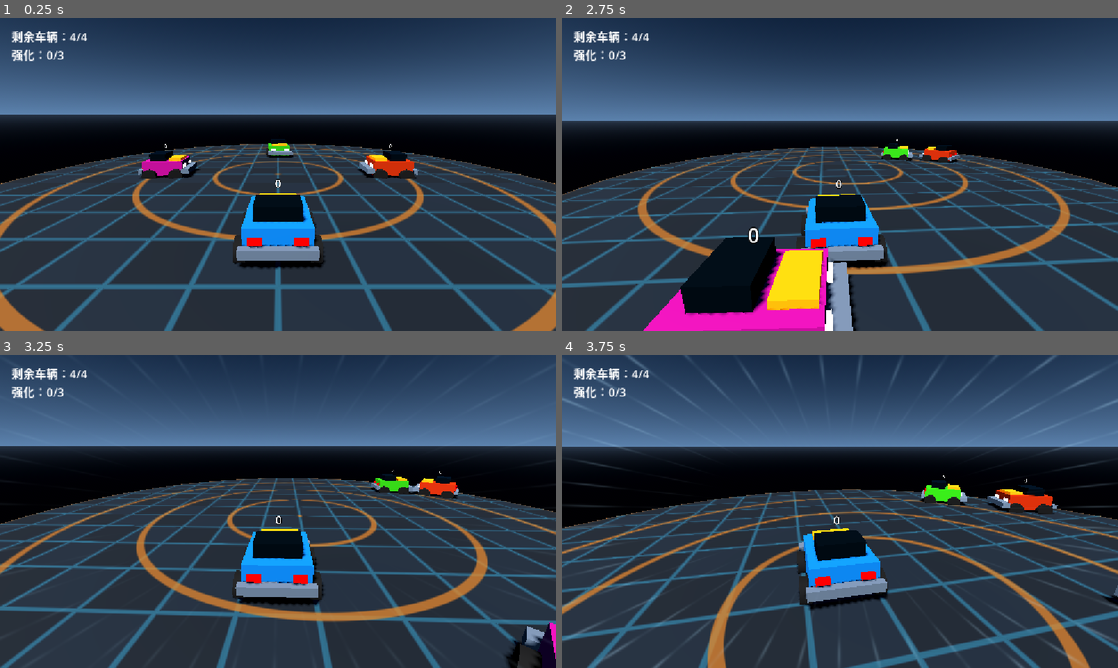
Above: before the commit, frames 1-4 (two rows, left to right).
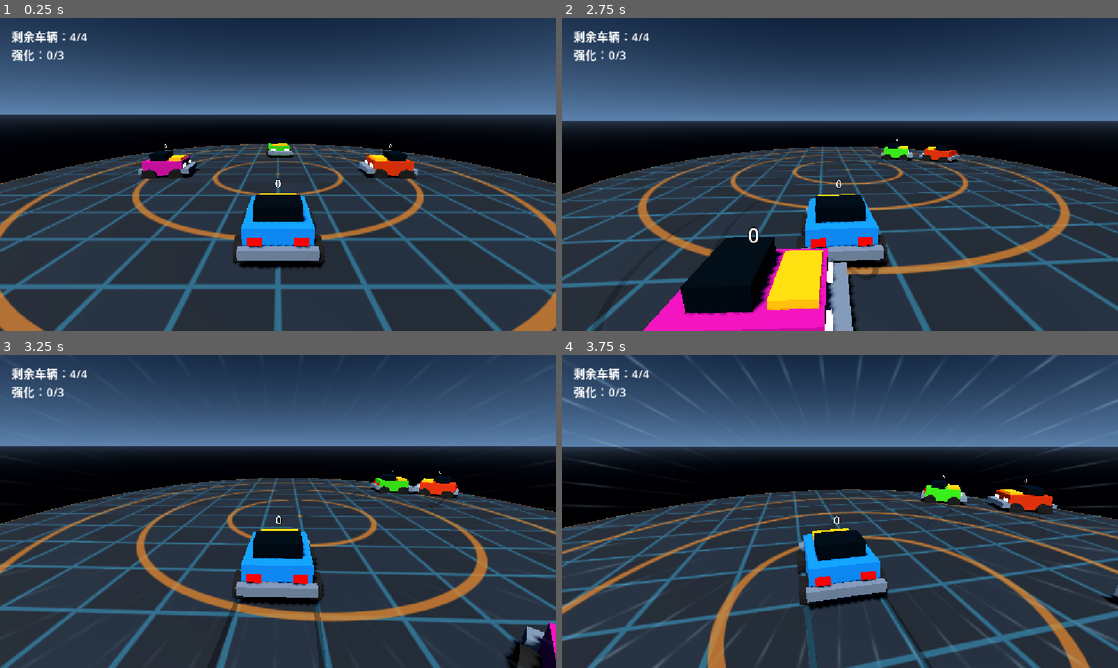
Above: after the commit, the same moments.

Repository: ekpan518/game
Game: Godot game, scene res://scenes/main/main.tscn
The game is run twice, just before and just after one commit, with the same random seed, the same clock (stepped at 60 frames per second) and the same inputs.
Inputs (mouse positions are in pixels of both pictures, inside the frame that each line leads up to):
- Up to frame 1 (0.25 s): no input
- Up to frame 2 (2.75 s): tap Enter at 0.5, 0.6, 1.35, 2.1 s; move the mouse to (867, 174) at 0.52 s; hold W (drive_forward) from 0.53 s (still down); click (867, 174) at 0.67 s; move the mouse to (812, 174) at 1.27 s; move the mouse to (851, 168) at 2.02 s
- Up to frame 3 (3.25 s): keep holding W (drive_forward); move the mouse to (272, 517) at 2.77 s; tap Enter at 2.85 s; click (272, 517) at 2.92 s
- Up to frame 4 (3.75 s): keep holding W (drive_forward); move the mouse to (878, 514) at 3.52 s; tap Enter at 3.6 s

Frame 1 is identical in both runs. In frame 2, 0.2% of the frame differs, in the area x 5-69%, y 45-100%; in frame 3, 0.2%; in frame 4, 0.4%, in the area x 43-85%, y 47-100%.

Commit message:
fix: lift tire trails above arena surface

Diff:
--- a/scenes/vehicles/bumper_car.tscn
+++ b/scenes/vehicles/bumper_car.tscn
@@ -84,10 +84,10 @@
 [node name="Visuals" type="Node3D" parent="."]
 
 [node name="RearTrailL" type="Marker3D" parent="Visuals"]
-position = Vector3(-0.77, -0.39, 0.58)
+position = Vector3(-0.77, -0.36, 0.58)
 
 [node name="RearTrailR" type="Marker3D" parent="Visuals"]
-position = Vector3(0.77, -0.39, 0.58)
+position = Vector3(0.77, -0.36, 0.58)
 
 [node name="Body" type="MeshInstance3D" parent="Visuals"]
 position = Vector3(0, 0.05, 0)
--- a/tests/bumper/suites/test_bumper_car.gd
+++ b/tests/bumper/suites/test_bumper_car.gd
@@ -2,6 +2,7 @@
 
 const BASE_CAR_SCENE_PATH := "res://scenes/vehicles/bumper_car.tscn"
 const PLAYER_CAR_SCENE_PATH := "res://scenes/vehicles/player_car.tscn"
+const ARENA_SCENE_PATH := "res://scenes/arena/arena.tscn"
 const BUMPER_CAR_SCRIPT_PATH := "res://scripts/vehicles/bumper_car.gd"
 const DRIVER_CONTROLLER_SCRIPT_PATH := "res://scripts/drivers/driver_controller.gd"
 const HUMAN_DRIVER_SCRIPT_PATH := "res://scripts/drivers/human_driver.gd"
@@ -35,6 +36,7 @@
 		await _test_driver_physics_path(tree, car_scene, failures)
 		await _test_base_car(tree, car_scene, failures)
 		await _test_tire_trails(tree, car_scene, failures)
+		await _test_tire_trail_arena_clearance(tree, car_scene, failures)
 		await _test_zero_snapshot(tree, car_scene, failures)
 		await _test_snapshots_and_contacts(tree, car_scene, failures)
 	if player_scene != null:
@@ -313,6 +315,48 @@
 	_expect(trail.left_samples.is_empty() and trail.right_samples.is_empty(), "Elimination must stop tire sampling", failures)
 	floor.queue_free()
 	car.queue_free()
+	await tree.process_frame
+
+func _test_tire_trail_arena_clearance(tree: SceneTree, car_scene: PackedScene, failures: Array[String]) -> void:
+	var arena_scene := _load_scene(ARENA_SCENE_PATH)
+	_expect(arena_scene != null, "Arena scene must load for tire clearance", failures)
+	if arena_scene == null:
+		return
+	var arena := arena_scene.instantiate() as Node3D
+	tree.root.add_child(arena)
+	var pattern := arena.get_node("Platform/SurfacePattern") as MeshInstance3D
+	var pattern_mesh := pattern.mesh as CylinderMesh
+	var pattern_top := pattern.global_position.y + pattern_mesh.height * 0.5
+	var car := car_scene.instantiate() as BumperCar
+	car.set_physics_process(false)
+	tree.root.add_child(car)
+	car.set_physics_process(false)
+	var platform_collision := arena.get_node("Platform/CollisionShape3D") as CollisionShape3D
+	var platform_shape := platform_collision.shape as CylinderShape3D
+	var car_collision := car.get_node("CollisionShape3D") as CollisionShape3D
+	var car_shape := car_collision.shape as BoxShape3D
+	var grounded_root_y := platform_collision.global_position.y + platform_shape.height * 0.5 + car_shape.size.y * 0.5
+	var spawn := arena.get_node("SpawnPlayer") as Marker3D
+	car.global_position = Vector3(spawn.global_position.x, grounded_root_y, spawn.global_position.z)
+	var trail = car.get_node("TireTrail")
+	var left := car.get_node("Visuals/RearTrailL") as Marker3D
+	var right := car.get_node("Visuals/RearTrailR") as Marker3D
+	trail.set_trail_state(true, left.global_position, right.global_position, 0.016)
+	car.global_position += Vector3(0.0, 0.0, -0.3)
+	trail.set_trail_state(true, left.global_position, right.global_position, 0.016)
+	var ribbon := car.get_node("TireTrail/LeftRibbon") as MeshInstance3D
+	var vertices := PackedVector3Array()
+	if ribbon.mesh.get_surface_count() > 0:
+		vertices = ribbon.mesh.surface_get_arrays(0)[Mesh.ARRAY_VERTEX]
+	_expect(not vertices.is_empty(), "Car at the arena's collision height must render a tire trail", failures)
+	if not vertices.is_empty():
+		var lowest_vertex := INF
+		for vertex in vertices:
+			lowest_vertex = minf(lowest_vertex, (ribbon.global_transform * vertex).y)
+		var clearance := lowest_vertex - pattern_top
+		_expect(clearance >= 0.005 and clearance <= 0.04, "Rendered tire trail must sit just above the real SurfacePattern top", failures)
+	car.queue_free()
+	arena.queue_free()
 	await tree.process_frame
 
 func _test_snapshots_and_contacts(tree: SceneTree, car_scene: PackedScene, failures: Array[String]) -> void:
